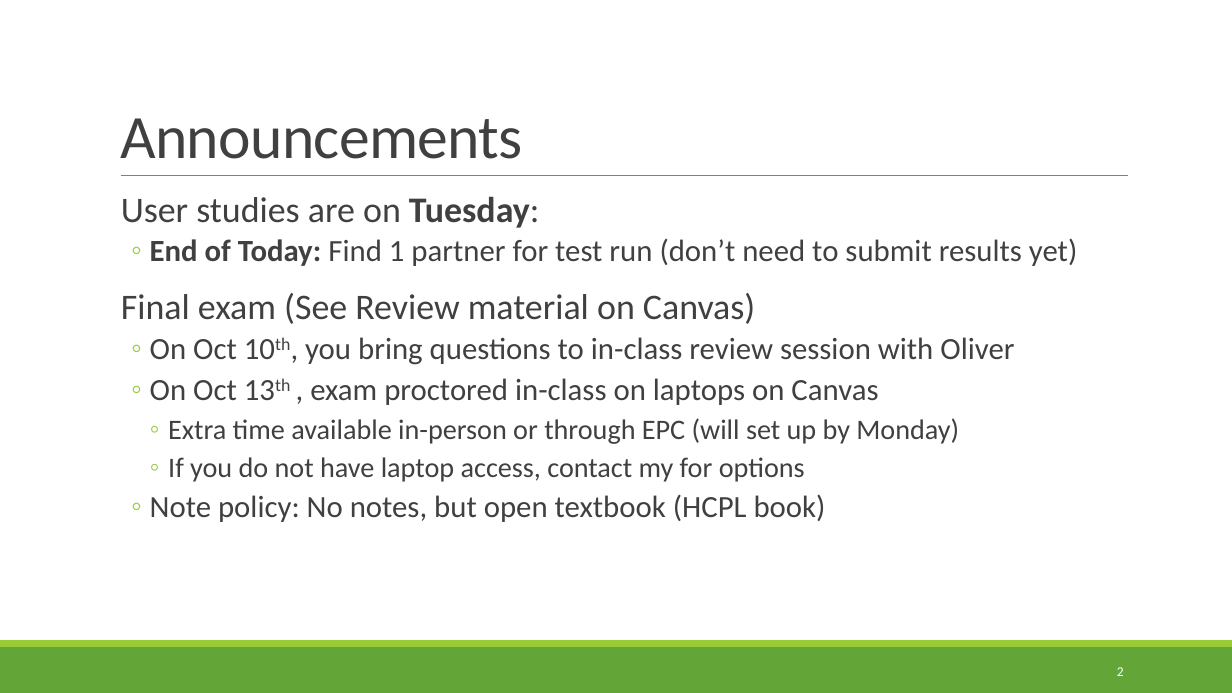
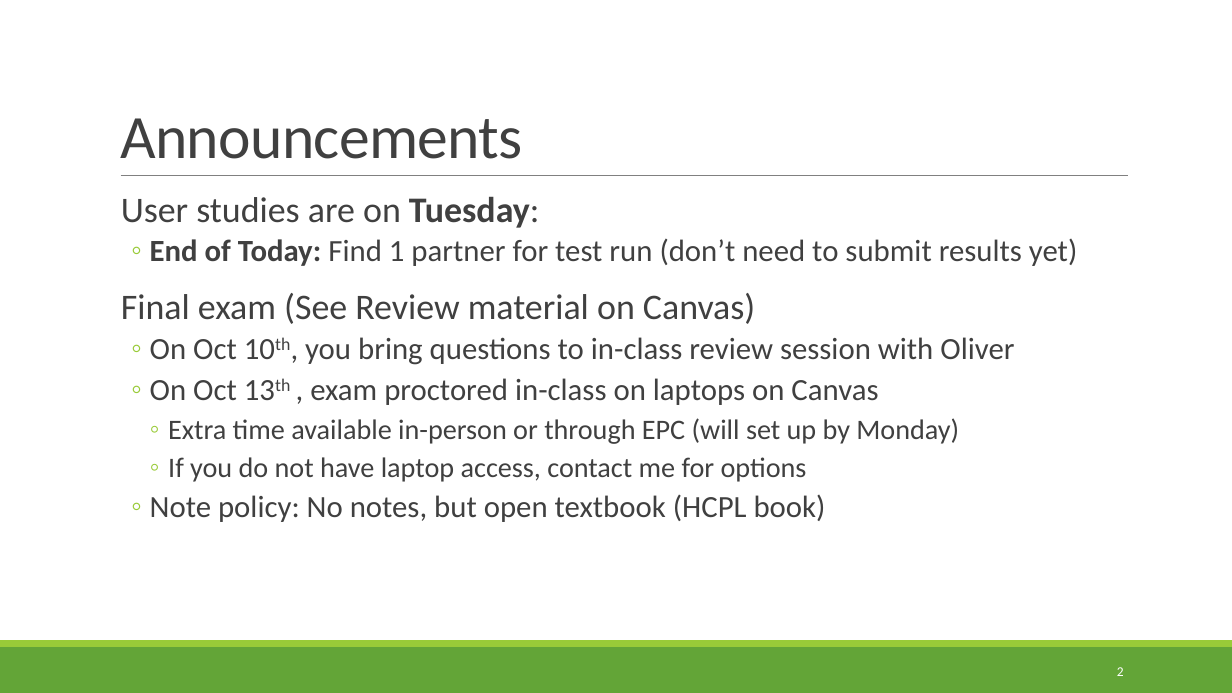
Before and after one commit to rbohrer/pl-course, a slide deck: slide 2 of LectureSlides/10GenderDisability.pptx. Drawn at 1232x693 pixels with LibreOffice and Linux fonts; fonts in the diff are those of the drawing. Boxes give left, top, right and bottom in pixels: in the first picture for what was removed or moved away, otherwise in the second. Text is boxed around its words. In the diff, an @@ line names an element or a change of style, - is before the commit and + after.

```diff
--- a/LectureSlides/10GenderDisability.pptx
+++ b/LectureSlides/10GenderDisability.pptx
@@ text at (x1=168, y1=457, x2=807, y2=482): text changed @@
-    ◦ If you do not have laptop access, contact my for options
+    ◦ If you do not have laptop access, contact me for options
```
Also in this commit, not shown: 1 other slide changed, 1 slide removed.
